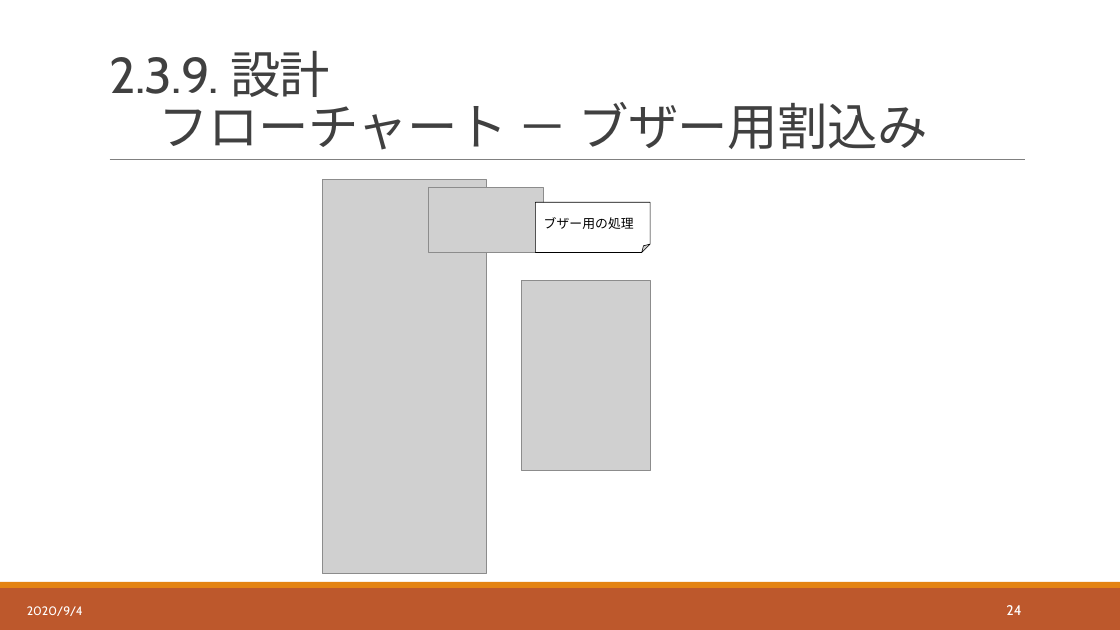
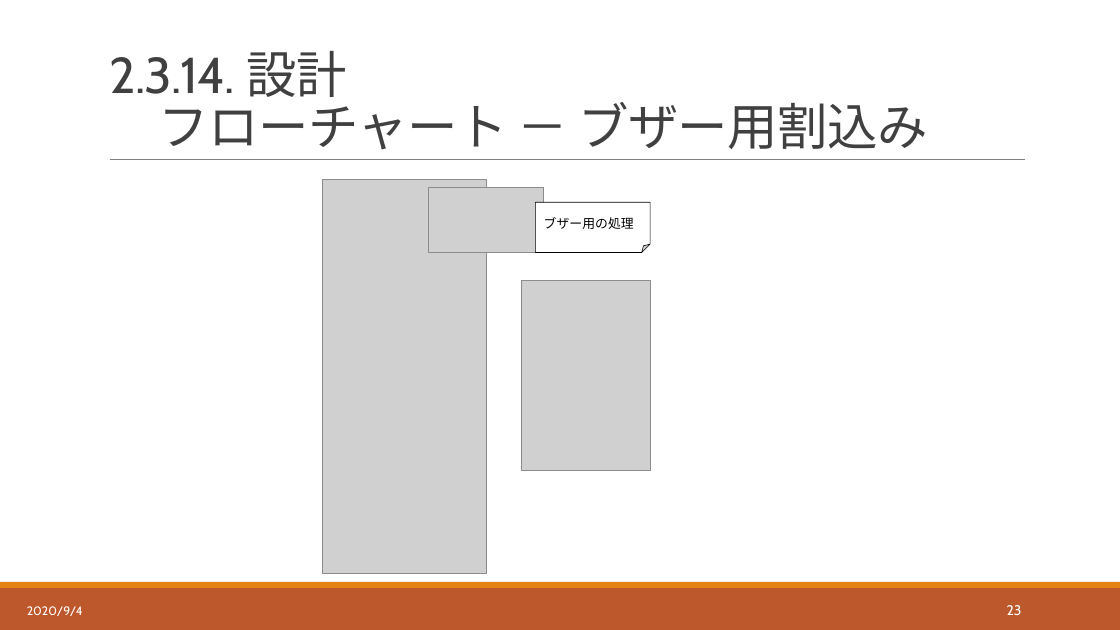
Before and after one commit to hakohumi/comp.train.whack-a-mole, a slide deck: slide 24 of 資料/設計書/発表資料/設計レビュー_発表資料.pptx (slide 25 before the commit). Drawn at 1120x630 pixels with LibreOffice and Linux fonts; fonts in the diff are those of the drawing; grey boxes stand for pictures. Boxes give left, top, right and bottom in pixels: in the first picture for what was removed or moved away, otherwise in the second. Text is boxed around its words. In the diff, an @@ line names an element or a change of style, - is before the commit and + after.

Commit message:
設計/レビュー後修正　 フローチャートの割込み処理を修正 発表資料を修正

```diff
--- a/資料/設計書/発表資料/設計レビュー_発表資料.pptx
+++ b/資料/設計書/発表資料/設計レビュー_発表資料.pptx
@@ title at <box>109,51,927,150</box>: text changed @@
-2.3.9. 設計
-フローチャート － ブザー用割込み
+2.3.14. 設計
+フローチャート － ブザー用割込み
@@ page number at <box>1007,605,1022,615</box>: text changed @@
-24
+23
```
Also in this commit, not shown: 14 other slides changed, 1 slide removed, 13 other files.
